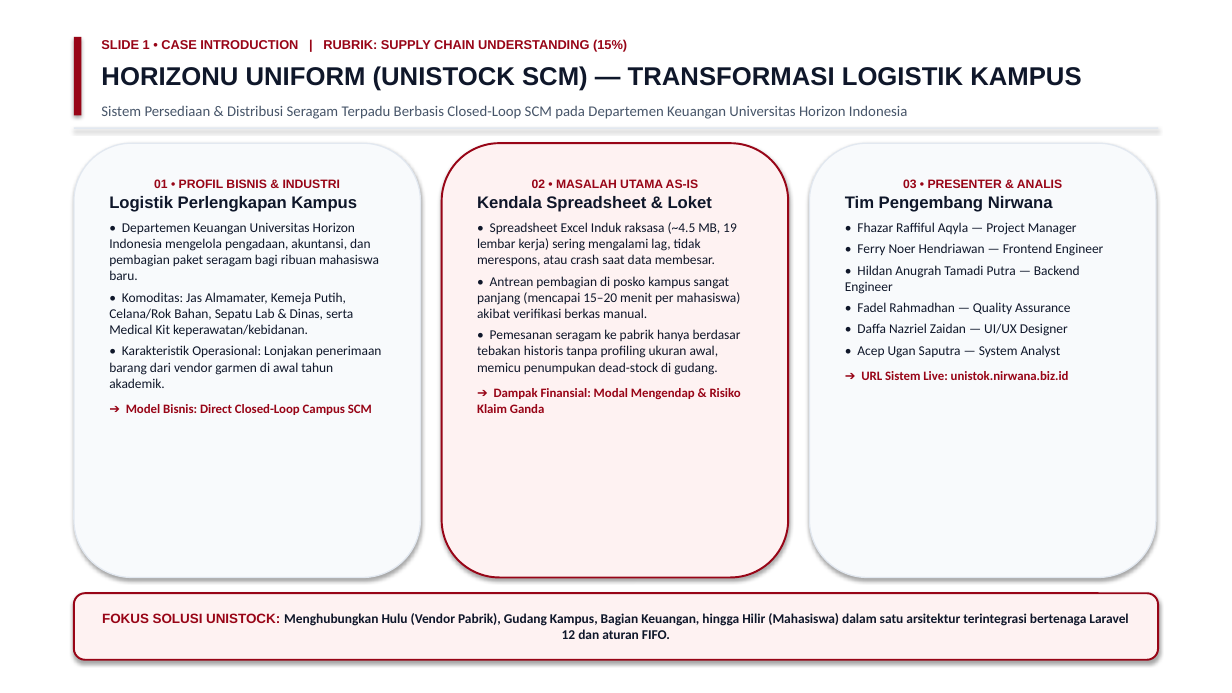
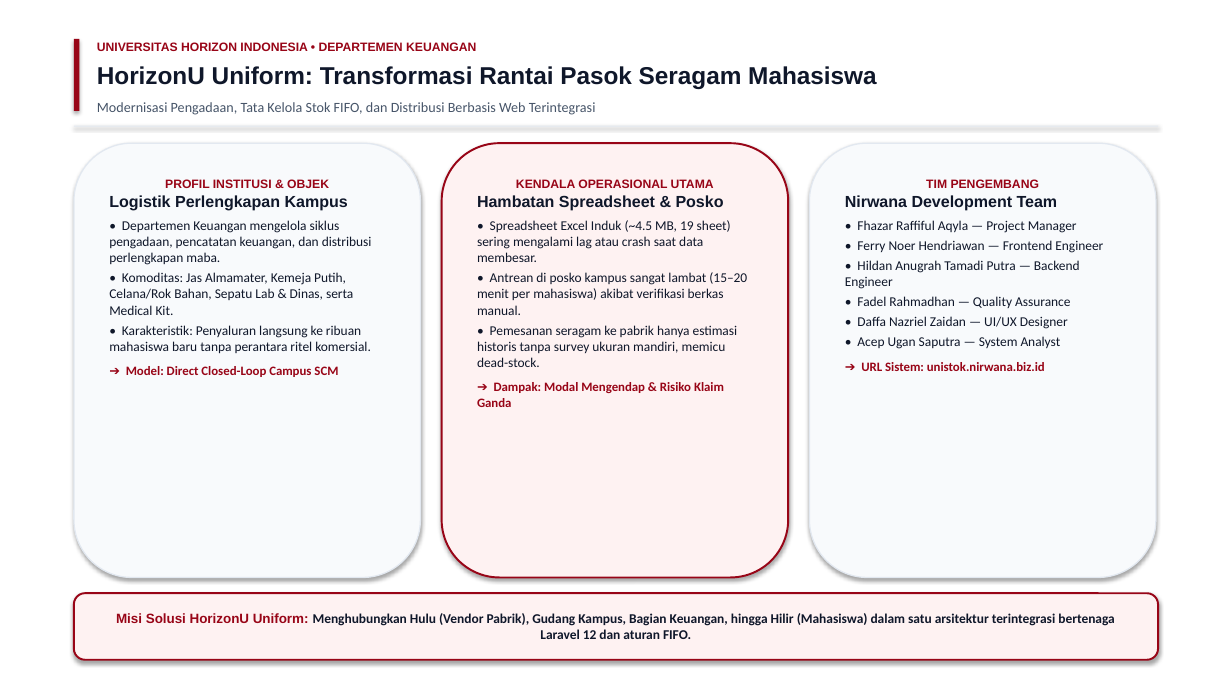
Before and after one commit to hildan-anugrah/tectnospark, a slide deck: slide 1 of HorizonU_Uniform_UniStock_SCM_Presentasi_Technospark.pptx. Drawn at 1232x693 pixels with LibreOffice and Linux fonts; fonts in the diff are those of the drawing. Boxes give left, top, right and bottom in pixels: in the first picture for what was removed or moved away, otherwise in the second. Text is boxed around its words. In the diff, an @@ line names an element or a change of style, - is before the commit and + after.

Commit message:
refactor: clean presentation UI with Tailwind CSS, remove academic rubrics, executive styling

```diff
--- a/HorizonU_Uniform_UniStock_SCM_Presentasi_Technospark.pptx
+++ b/HorizonU_Uniform_UniStock_SCM_Presentasi_Technospark.pptx
@@ rectangle: place and size @@
-rectangle at (74, 37, 81, 116)
+rectangle at (74, 39, 79, 111)
@@ text at (97, 42, 476, 51): text changed; size 10 to 9.5 pt @@
-SLIDE 1 • CASE INTRODUCTION | RUBRIK: SUPPLY CHAIN UNDERSTANDING (15%)
+UNIVERSITAS HORIZON INDONESIA • DEPARTEMEN KEUANGAN
@@ text at (97, 66, 876, 89): text changed; size 20 to 19 pt @@
-HORIZONU UNIFORM (UNISTOCK SCM) — TRANSFORMASI LOGISTIK KAMPUS
+HorizonU Uniform: Transformasi Rantai Pasok Seragam Mahasiswa
@@ text at (97, 102, 596, 115): text changed; size 11.5 to 11 pt @@
-Sistem Persediaan & Distribusi Seragam Terpadu Berbasis Closed-Loop SCM pada Departemen Keuangan Universitas Horizon Indonesia
+Modernisasi Pengadaan, Tata Kelola Stok FIFO, dan Distribusi Berbasis Web Terintegrasi
@@ text in rounded rectangle at (165, 179, 329, 188): text changed @@
-01 • PROFIL BISNIS & INDUSTRI
+PROFIL INSTITUSI & OBJEK
@@ text in rounded rectangle at (477, 179, 747, 407): text changed @@
-02 • MASALAH UTAMA AS-IS
-Kendala Spreadsheet & Loket
-• Spreadsheet Excel Induk raksasa (~4.5 MB, 19 lembar kerja) sering mengalami lag, tidak merespons, atau crash saat data membesar.
-• Antrean pembagian di posko kampus sangat panjang (mencapai 15–20 menit per mahasiswa) akibat verifikasi berkas manual.
-• Pemesanan seragam ke pabrik hanya berdasar tebakan historis tanpa profiling ukuran awal, memicu penumpukan dead-stock di gudang.
-➔ Dampak Finansial: Modal Mengendap & Risiko Klaim Ganda
+KENDALA OPERASIONAL UTAMA
+Hambatan Spreadsheet & Posko
+• Spreadsheet Excel Induk (~4.5 MB, 19 sheet) sering mengalami lag atau crash saat data membesar.
+• Antrean di posko kampus sangat lambat (15–20 menit per mahasiswa) akibat verifikasi berkas manual.
+• Pemesanan seragam ke pabrik hanya estimasi historis tanpa survey ukuran mandiri, memicu dead-stock.
+➔ Dampak: Modal Mengendap & Risiko Klaim Ganda
@@ text in rounded rectangle at (845, 179, 1058, 211): text changed; size 13 to 12.5 pt @@
-03 • PRESENTER & ANALIS
-Tim Pengembang Nirwana
+TIM PENGEMBANG
+Nirwana Development Team
@@ text in rounded rectangle at (109, 195, 348, 211): size 13 to 12.5 pt in "Logistik Perlengkapan Kampus"; less space between paragraphs @@
@@ text in rounded rectangle at (109, 220, 372, 377): text changed @@
-• Departemen Keuangan Universitas Horizon Indonesia mengelola pengadaan, akuntansi, dan pembagian paket seragam bagi ribuan mahasiswa baru.
-• Komoditas: Jas Almamater, Kemeja Putih, Celana/Rok Bahan, Sepatu Lab & Dinas, serta Medical Kit keperawatan/kebidanan.
-• Karakteristik Operasional: Lonjakan penerimaan barang dari vendor garmen di awal tahun akademik.
-➔ Model Bisnis: Direct Closed-Loop Campus SCM
+• Departemen Keuangan mengelola siklus pengadaan, pencatatan keuangan, dan distribusi perlengkapan maba.
+• Komoditas: Jas Almamater, Kemeja Putih, Celana/Rok Bahan, Sepatu Lab & Dinas, serta Medical Kit.
+• Karakteristik: Penyaluran langsung ke ribuan mahasiswa baru tanpa perantara ritel komersial.
+➔ Model: Direct Closed-Loop Campus SCM
@@ text in rounded rectangle at (845, 220, 1103, 349): less space between paragraphs @@
@@ text in rounded rectangle at (861, 362, 1045, 371): text changed @@
-➔ URL Sistem Live: unistok.nirwana.biz.id
+➔ URL Sistem: unistok.nirwana.biz.id
@@ text in rounded rectangle at (116, 613, 1114, 639): text changed @@
-FOKUS SOLUSI UNISTOCK: Menghubungkan Hulu (Vendor Pabrik), Gudang Kampus, Bagian Keuangan, hingga Hilir (Mahasiswa) dalam satu arsitektur terintegrasi bertenaga Laravel 12 dan aturan FIFO.
+Misi Solusi HorizonU Uniform: Menghubungkan Hulu (Vendor Pabrik), Gudang Kampus, Bagian Keuangan, hingga Hilir (Mahasiswa) dalam satu arsitektur terintegrasi bertenaga Laravel 12 dan aturan FIFO.
```
Also in this commit, not shown: 7 other slides changed, 2 other files.
